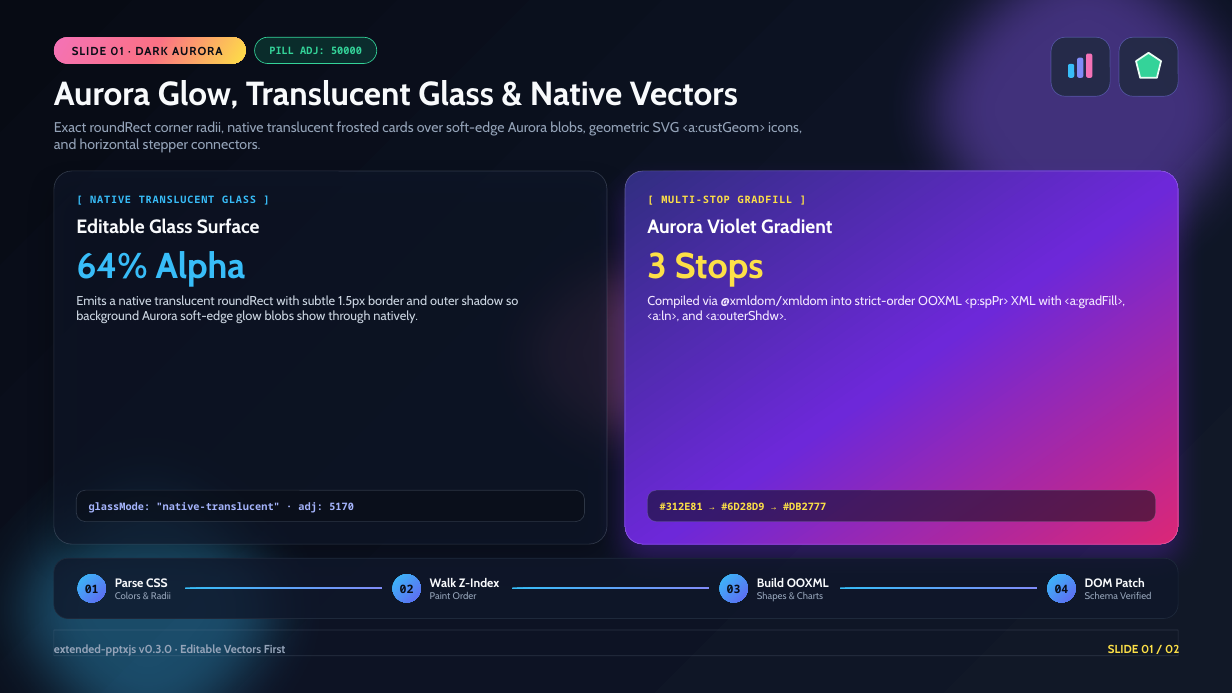
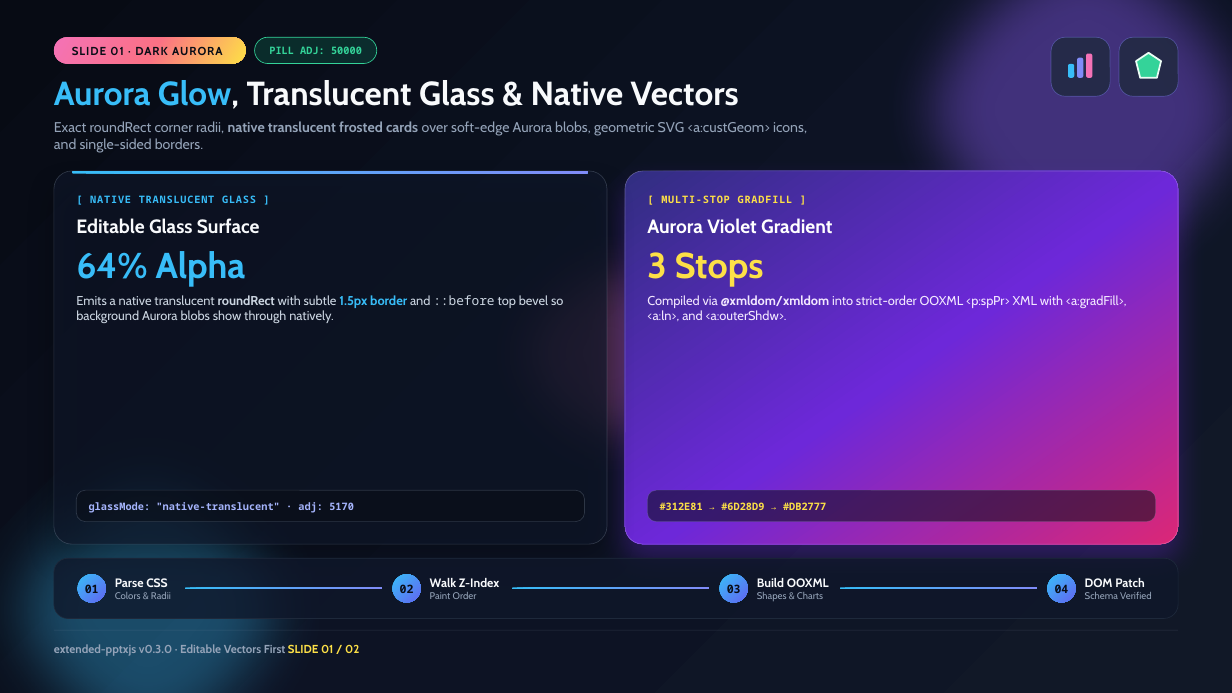
Before and after one commit to ramadhanaraz/extended-pptxjs, a slide deck: slide 1 of playground/sample-export.pptx. Drawn at 1232x693 pixels with LibreOffice and Linux fonts; fonts in the diff are those of the drawing. Boxes give left, top, right and bottom in pixels: in the first picture for what was removed or moved away, otherwise in the second. Text is boxed around its words. In the diff, an @@ line names an element or a change of style, - is before the commit and + after.

```diff
--- a/playground/sample-export.pptx
+++ b/playground/sample-export.pptx
@@ text "Aurora Glow, Translucent Glass & ..." at [54,80,739,109]: text colour #F8FAFC to #38BDF8 in "Aurora Glow," @@
@@ text at [54,121,807,153]: text changed @@
-Exact roundRect corner radii, native translucent frosted cards over soft-edge Aurora blobs, geometric SVG <a:custGeom> icons, and horizontal stepper connectors.
+Exact roundRect corner radii, native translucent frosted cards over soft-edge Aurora blobs, geometric SVG <a:custGeom> icons, and single-sided borders.
@@ rounded rectangle added at [72,171,588,174], fill gradient #38BDF8 to #818CF8 @@
@@ text at [76,295,563,323]: text changed @@
-Emits a native translucent roundRect with subtle 1.5px border and outer shadow so background Aurora soft-edge glow blobs show through natively.
+Emits a native translucent roundRect with subtle 1.5px border and ::before top bevel so background Aurora blobs show through natively.
@@ text "Compiled via @xmldom/xmldom into strict-order ..." at [647,295,1127,321]: bold on in "@xmldom/xmldom" @@
@@ text at [54,644,359,656]: text changed @@
-extended-pptxjs v0.3.0 · Editable Vectors First
+extended-pptxjs v0.3.0 · Editable Vectors First SLIDE 01 / 02
@@ rectangle removed at [54,630,1178,656] @@
@@ text removed at [1108,645,1179,653] @@
-SLIDE 01 / 02
```
Also in this commit, not shown: 1 other slide changed, 8 other files.
